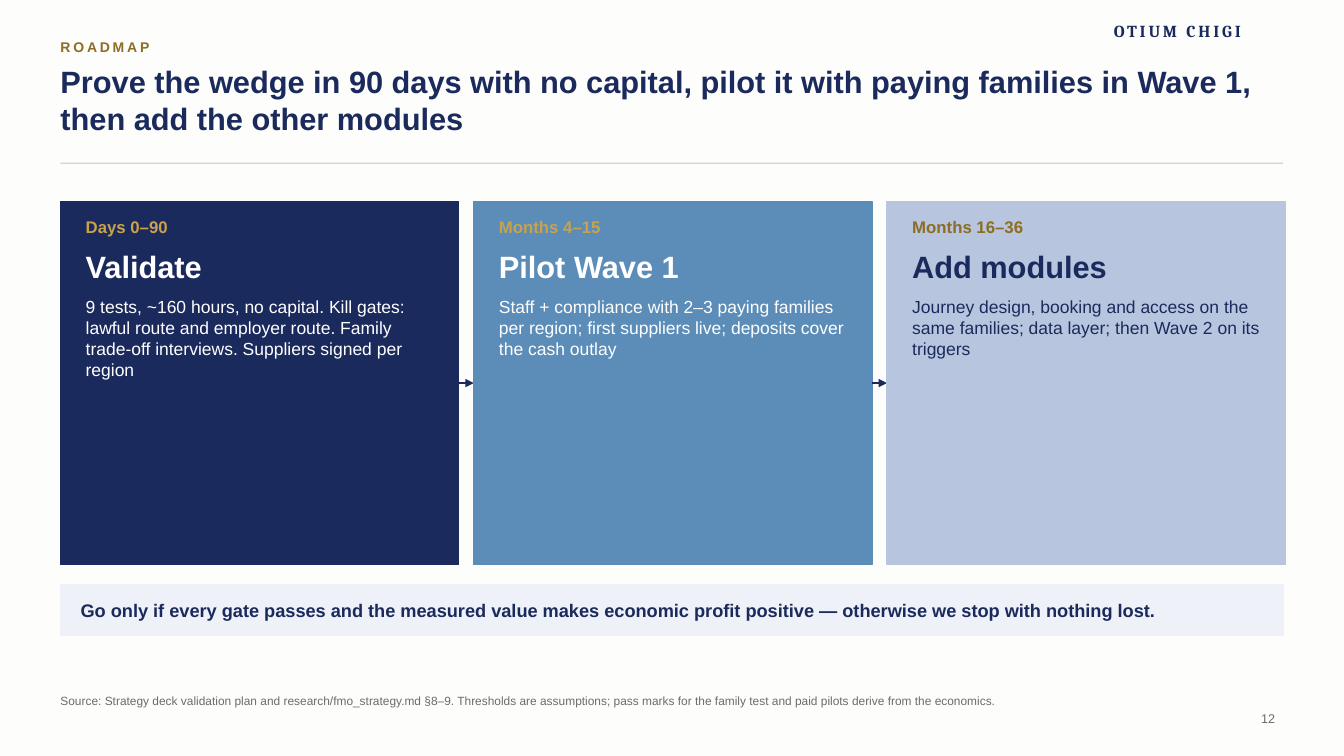
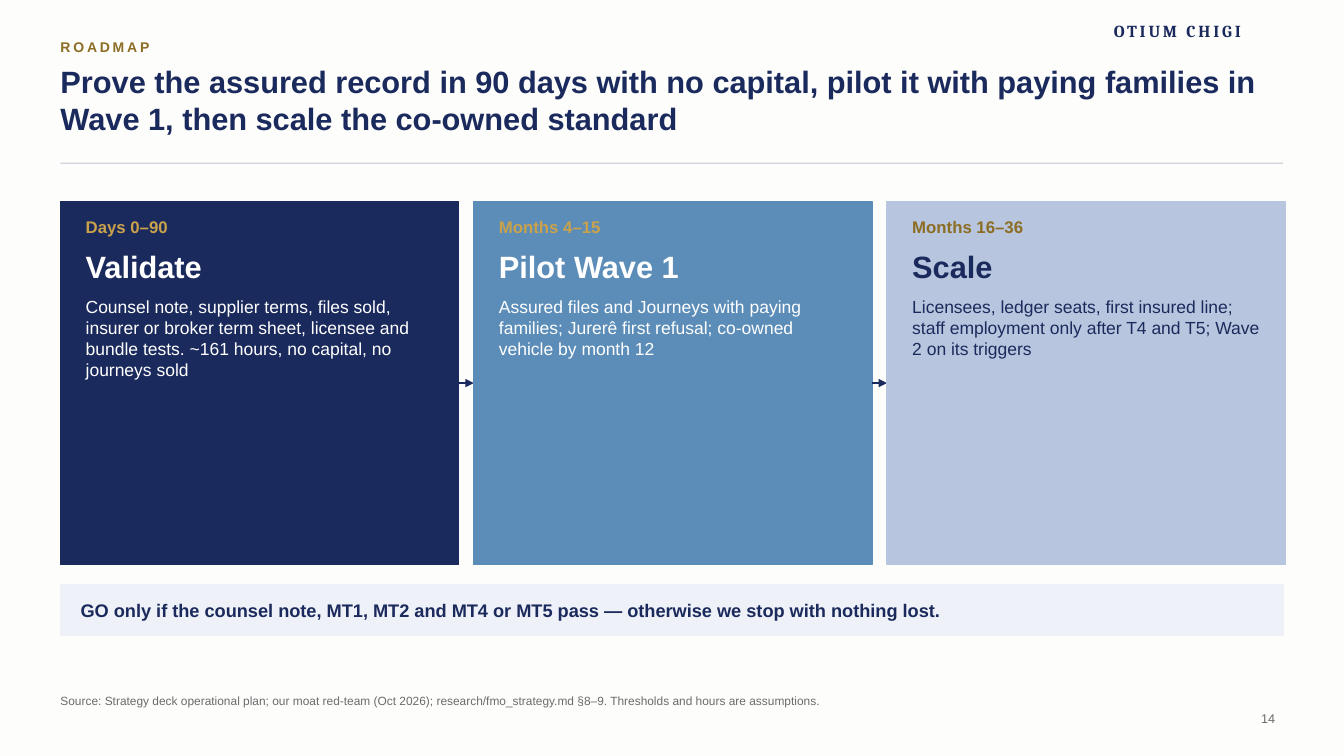
Before and after one commit to algarcalebe-web/legendary-bassoon, a slide deck: slide 14 of deck/Otium_Chigi_Journeys_Pitch_Deck.pptx (slide 12 before the commit). Drawn at 1344x756 pixels with LibreOffice and Linux fonts; fonts in the diff are those of the drawing; background and template pictures are left out. Boxes give left, top, right and bottom in pixels: in the first picture for what was removed or moved away, otherwise in the second. Text is boxed around its words. In the diff, an @@ line names an element or a change of style, - is before the commit and + after.

```diff
--- a/deck/Otium_Chigi_Journeys_Pitch_Deck.pptx
+++ b/deck/Otium_Chigi_Journeys_Pitch_Deck.pptx
@@ title at [60, 70, 1255, 135]: text changed @@
-Prove the wedge in 90 days with no capital, pilot it with paying families in Wave 1, then add the other modules
+Prove the assured record in 90 days with no capital, pilot it with paying families in Wave 1, then scale the co-owned standard
@@ text at [912, 255, 1259, 359]: text changed @@
-Add modules
-Journey design, booking and access on the same families; data layer; then Wave 2 on its triggers
+Scale
+Licensees, ledger seats, first insured line; staff employment only after T4 and T5; Wave 2 on its triggers
@@ text at [86, 300, 409, 380]: text changed @@
-9 tests, ~160 hours, no capital. Kill gates: lawful route and employer route. Family trade-off interviews. Suppliers signed per region
+Counsel note, supplier terms, files sold, insurer or broker term sheet, licensee and bundle tests. ~161 hours, no capital, no journeys sold
@@ text at [499, 300, 802, 359]: text changed @@
-Staff + compliance with 2–3 paying families per region; first suppliers live; deposits cover the cash outlay
+Assured files and Journeys with paying families; Jurerê first refusal; co-owned vehicle by month 12
@@ text at [81, 603, 940, 621]: text changed @@
-Go only if every gate passes and the measured value makes economic profit positive — otherwise we stop with nothing lost.
+GO only if the counsel note, MT1, MT2 and MT4 or MT5 pass — otherwise we stop with nothing lost.
@@ text at [60, 696, 819, 708]: text changed @@
-Source: Strategy deck validation plan and research/fmo_strategy.md §8–9. Thresholds are assumptions; pass marks for the family test and paid pilots derive from the economics.
+Source: Strategy deck operational plan; our moat red-team (Oct 2026); research/fmo_strategy.md §8–9. Thresholds and hours are assumptions.
@@ page number at [1261, 714, 1275, 723]: text changed @@
-12
+14
```
Also in this commit, not shown: 8 other slides changed, 6 slides added, 4 slides removed, 8 other files.
